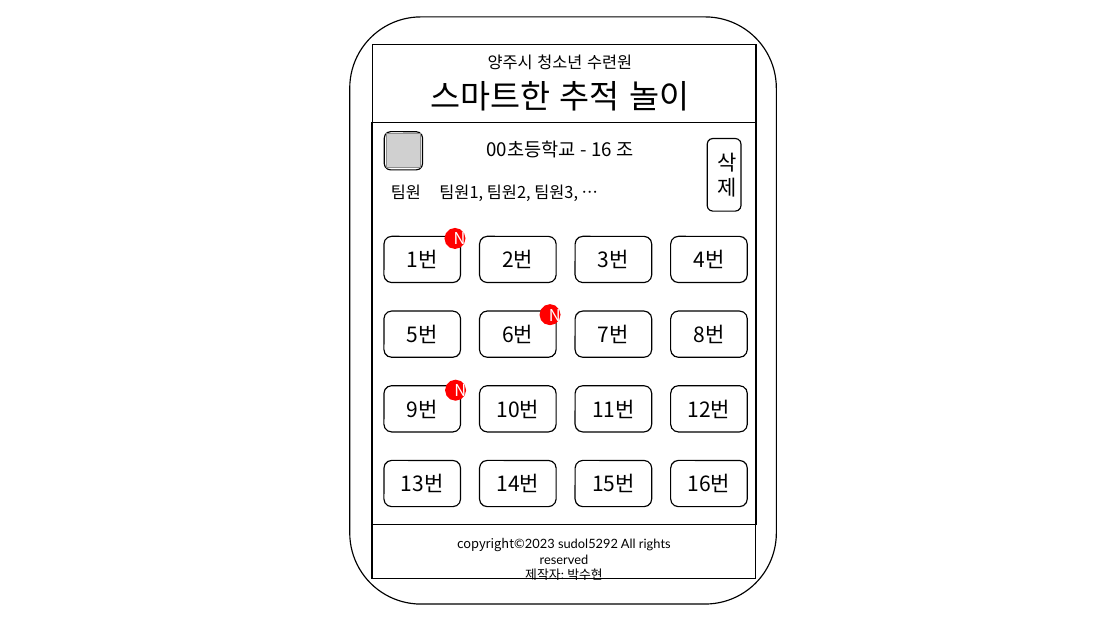
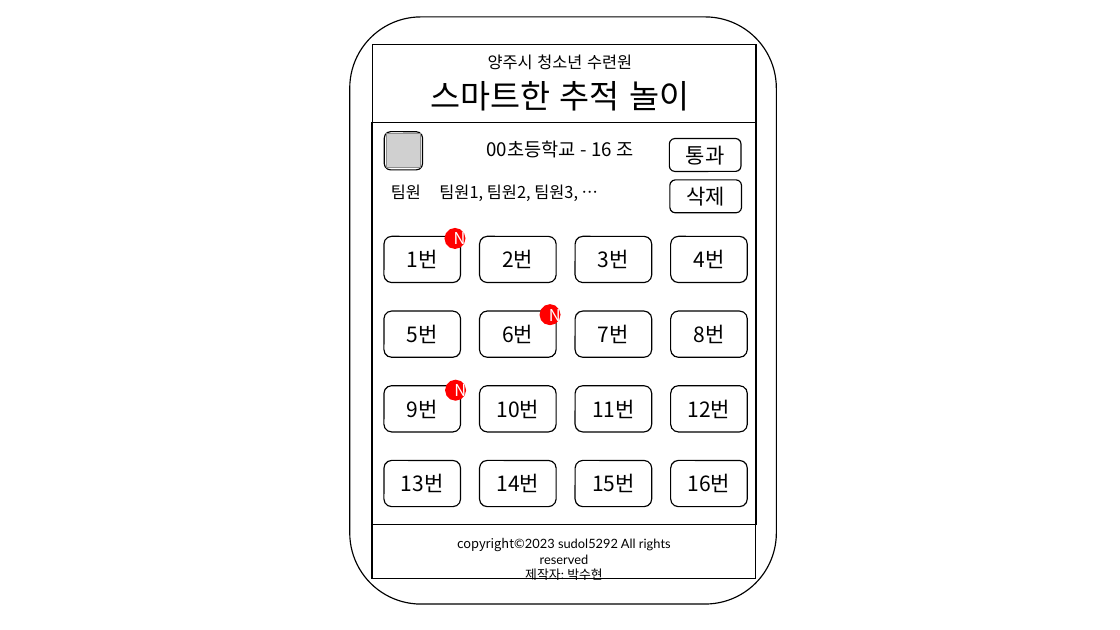
Before and after one commit to hyun5292/smart-tracking-game, a slide deck: slide 8 of client/public/assets/스마트한_추적놀이_기획.pptx. Drawn at 1120x630 pixels with LibreOffice and Linux fonts; fonts in the diff are those of the drawing; grey boxes stand for pictures. Boxes give left, top, right and bottom in pixels: in the first picture for what was removed or moved away, otherwise in the second. Text is boxed around its words. In the diff, an @@ line names an element or a change of style, - is before the commit and + after.

```diff
--- a/client/public/assets/스마트한_추적놀이_기획.pptx
+++ b/client/public/assets/스마트한_추적놀이_기획.pptx
@@ rounded rectangle added at box(670, 139, 741, 171), fill #FFFFFF, outline #000000 1 pt, 18 pt, text #000000 @@
+통과
@@ rounded rectangle "삭제": place and size @@
-rounded rectangle "삭제" at box(707, 139, 741, 211)
+rounded rectangle "삭제" at box(670, 180, 741, 213)
```
Also in this commit, not shown: 1 other file.
